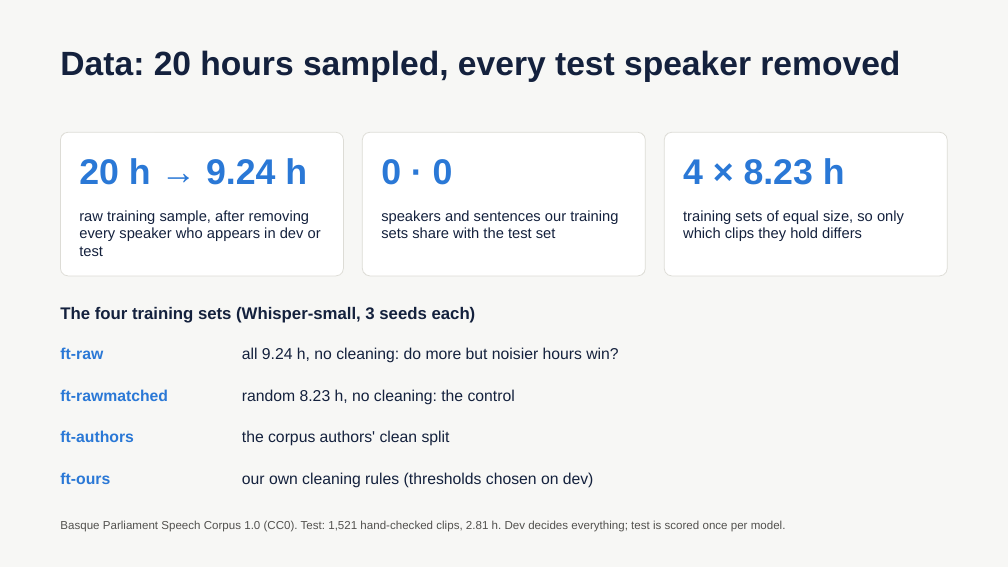
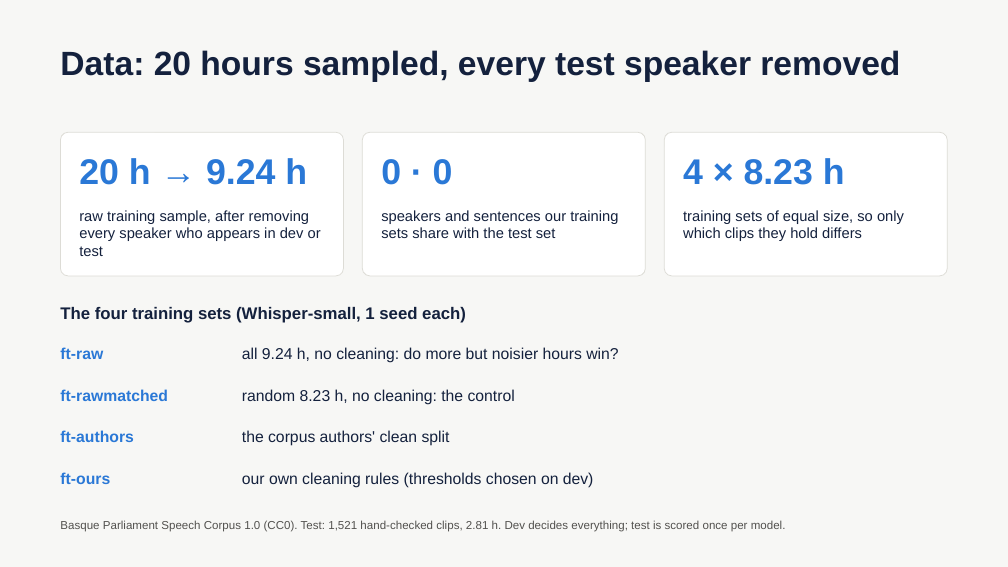
Before and after one commit to Mahmut-Ornek/basque-parliament-speech-recognition, a slide deck: slide 2 of report/presentation.pptx. Drawn at 1008x567 pixels with LibreOffice and Linux fonts; fonts in the diff are those of the drawing. Boxes give left, top, right and bottom in pixels: in the first picture for what was removed or moved away, otherwise in the second. Text is boxed around its words. In the diff, an @@ line names an element or a change of style, - is before the commit and + after.

Commit message:
README: GMM-HMM wording, layout additions, no links to missing files; slides refresh

```diff
--- a/report/presentation.pptx
+++ b/report/presentation.pptx
@@ text at box(60, 307, 466, 323): text changed @@
-The four training sets (Whisper-small, 3 seeds each)
+The four training sets (Whisper-small, 1 seed each)
```
Also in this commit, not shown: 1 other file.
